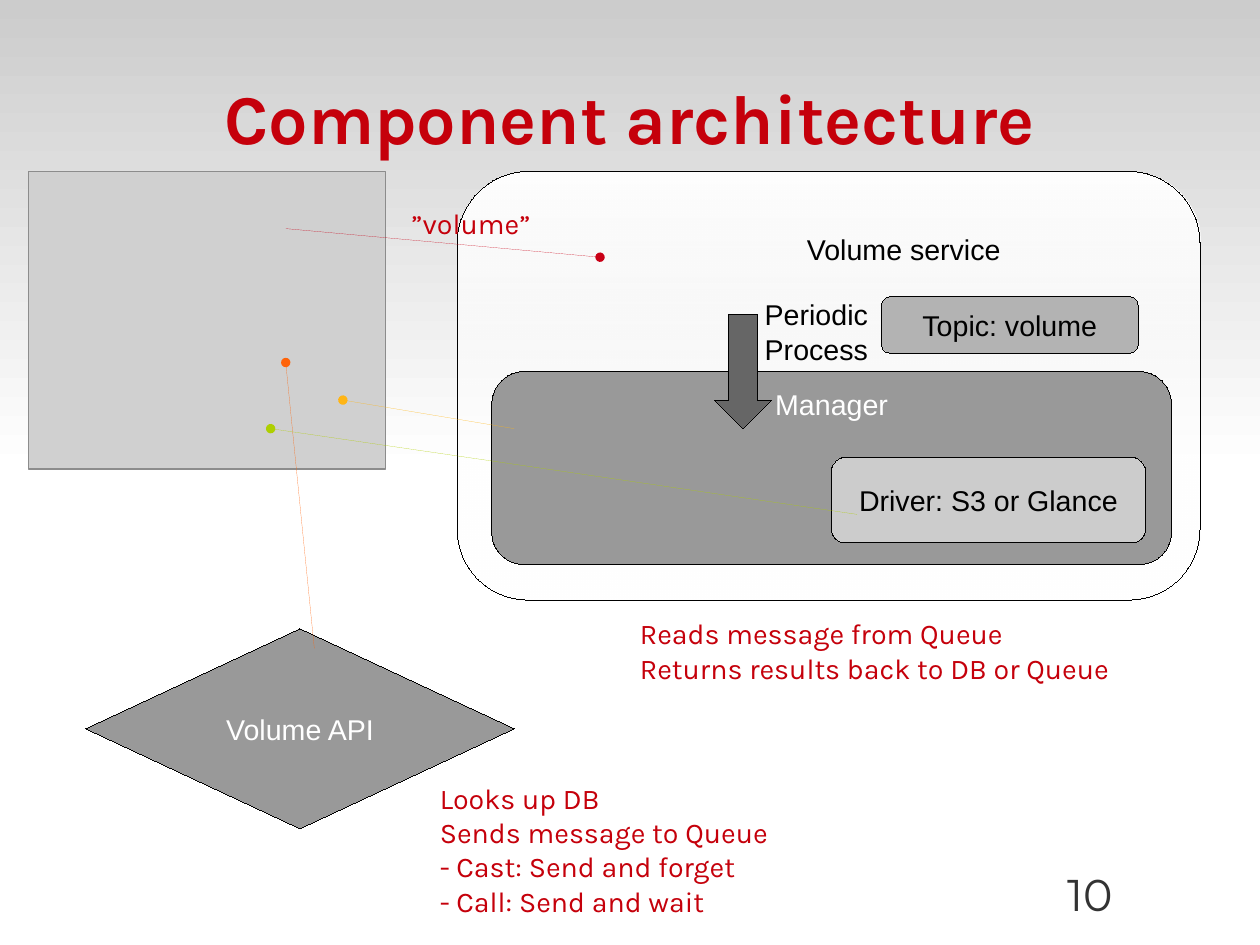
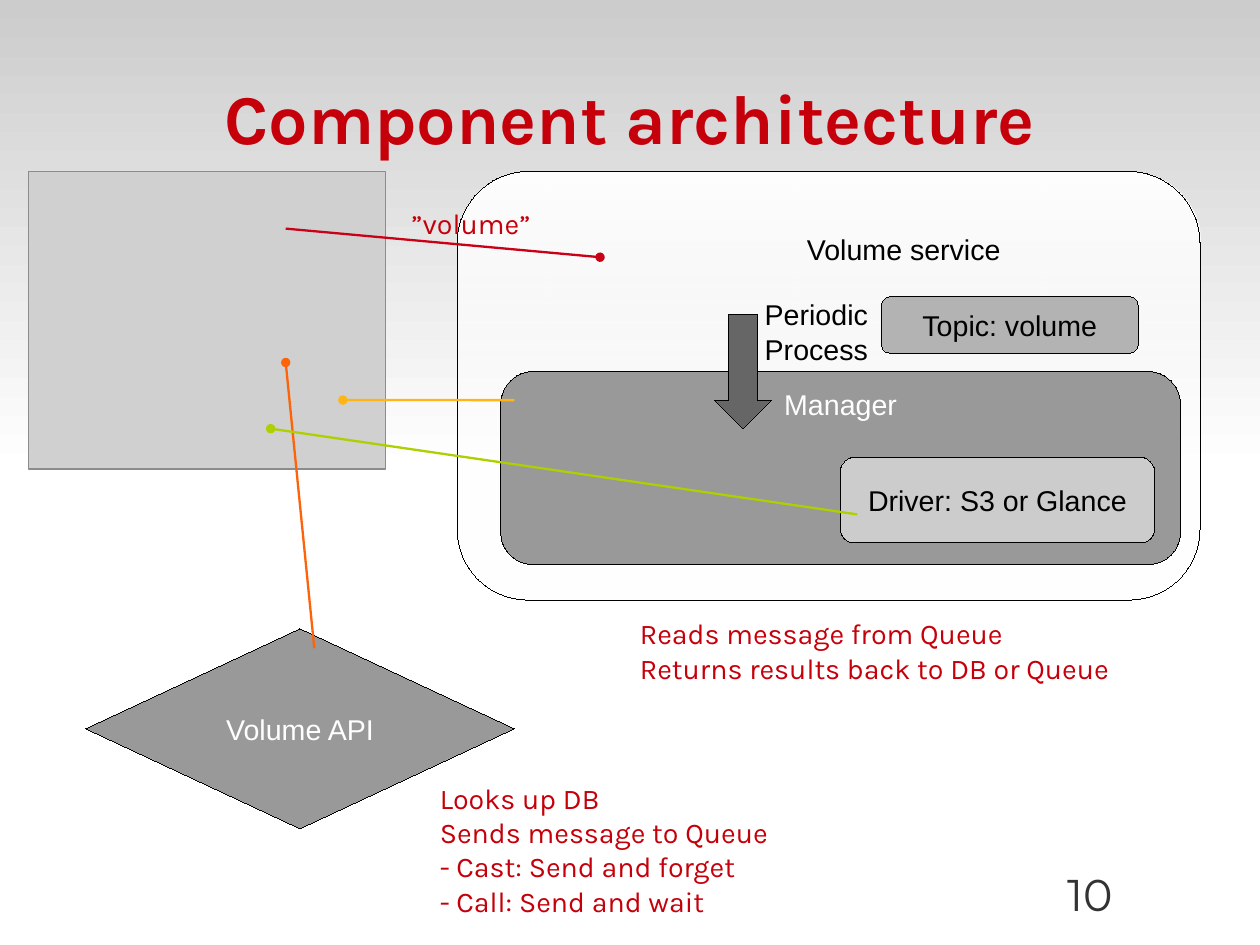
Before and after one commit to zyluo/talk-COSUG-2012, a slide deck: slide 10 of COSUG-2012.odp. Drawn at 1260x945 pixels with LibreOffice and Linux fonts; fonts in the diff are those of the drawing; grey boxes stand for pictures; background and template pictures are left out. Boxes give left, top, right and bottom in pixels: in the first picture for what was removed or moved away, otherwise in the second. Text is boxed around its words. In the diff, an @@ line names an element or a change of style, - is before the commit and + after.

```diff
--- a/COSUG-2012.odp
+++ b/COSUG-2012.odp
@@ arrow (286, 229) - (600, 257): stroke #C90016 0 pt to #C90016 1.45 pt @@
@@ arrow (286, 362) - (314, 648): stroke #FF6309 0 pt to #FF6309 1.45 pt @@
@@ rounded rectangle "Manager": place and size @@
-rounded rectangle "Manager" at bbox=[492, 372, 1172, 565]
+rounded rectangle "Manager" at bbox=[501, 372, 1181, 565]
@@ arrow moved from (343, 400) - (515, 429) to (343, 400) - (515, 400) @@
@@ arrow (343, 400) - (515, 400): stroke #FFB515 0 pt to #FFB515 1.45 pt @@
@@ arrow (271, 429) - (858, 515): stroke #AECF00 0 pt to #AECF00 1.45 pt @@
@@ rounded rectangle "Driver: S3 or Glance": place and size @@
-rounded rectangle "Driver: S3 or Glance" at bbox=[831, 457, 1146, 543]
+rounded rectangle "Driver: S3 or Glance" at bbox=[840, 457, 1155, 543]
```
Also in this commit, not shown: 3 other slides changed.
